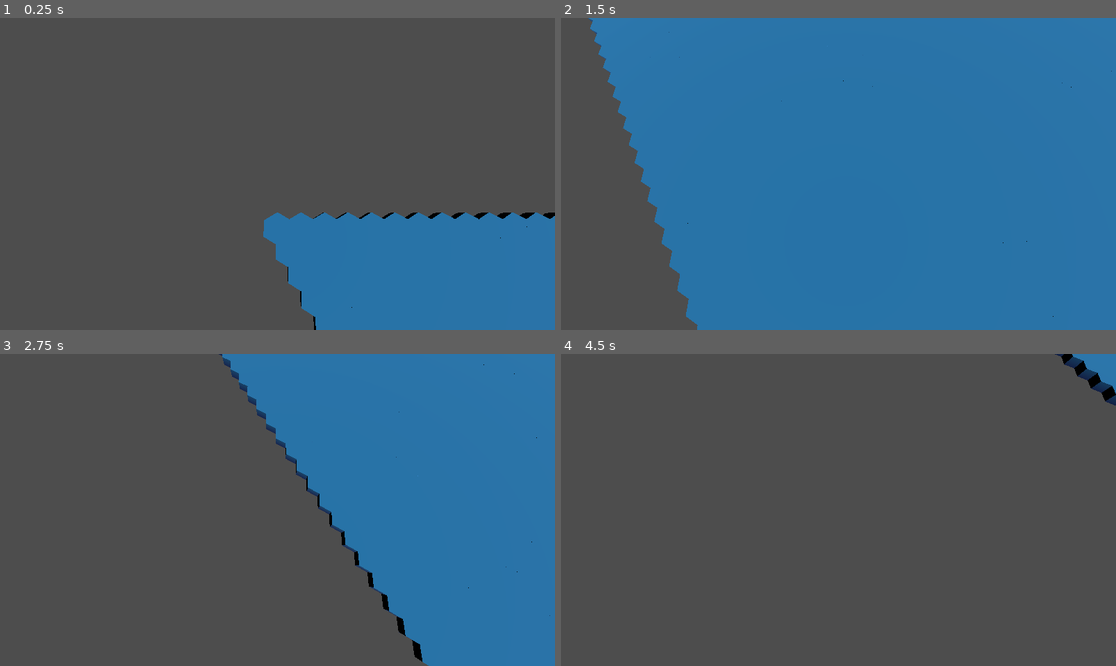
Above: before the commit, frames 1-4 (two rows, left to right).
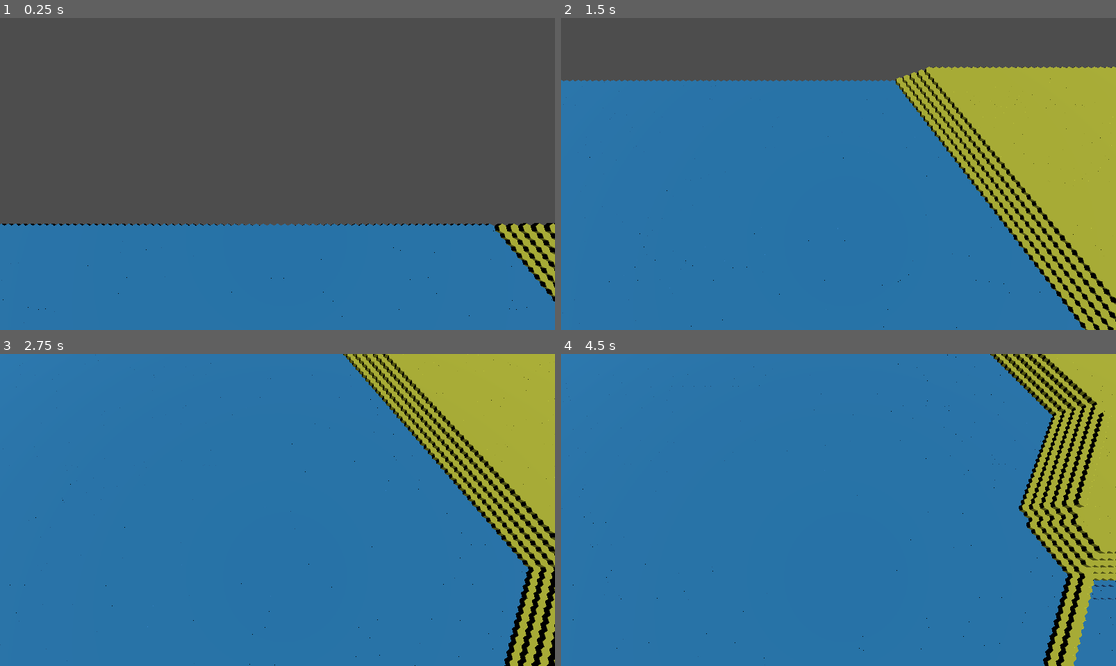
Above: after the commit, the same moments.

Repository: web-fu/prince
Game: Godot game, scene res://scenes/Main.tscn
The game is run twice, just before and just after one commit, with the same random seed, the same clock (stepped at 60 frames per second) and the same inputs.
Inputs:
- Up to frame 1 (0.25 s): no input
- Up to frame 2 (1.5 s): tap Enter at 0.5 s; hold Right (move_right) 0.53-1.28 s; hold Down (move_bottom) 0.53-1.28 s; hold A (move_left) from 1.28 s (still down); tap W (move_top) at 1.35 s
- Up to frame 3 (2.75 s): release A (move_left) at 2.03 s; hold Right (move_right) from 2.03 s (still down); hold Down (move_bottom) from 2.03 s (still down)
- Up to frame 4 (4.5 s): release Down (move_bottom) at 2.78 s; tap W (move_top) at 2.85, 4.35 s; release Right (move_right) at 3.53 s; hold Down (move_bottom) 3.53-4.28 s; hold A (move_left) from 3.53 s (still down)

The runs differ from the first frame. In frame 1, 21% of the frame differs, in the area x 0-100%, y 62-100%; in frame 2, 50%; in frame 3, 76%; in frame 4, 100%, in the area x 0-100%, y 0-100%.

Commit message:
GameCamera and world rendering

Diff:
--- a/scenes/Main.tscn
+++ b/scenes/Main.tscn
@@ -1,23 +1,25 @@
-[gd_scene load_steps=5 format=3 uid="uid://cqu2qw2hcarf5"]
+[gd_scene load_steps=6 format=3 uid="uid://cqu2qw2hcarf5"]
 
+[ext_resource type="Script" path="res://scenes/WorldView.gd" id="1_vgu80"]
 [ext_resource type="Script" path="res://scripts/ui/GameCamera.gd" id="2_2nin7"]
-[ext_resource type="Script" path="res://scenes/HexTerrain.gd" id="3_3r8dr"]
-[ext_resource type="PackedScene" uid="uid://y3j318roql7u" path="res://scenes/World.tscn" id="3_i1c71"]
+[ext_resource type="Script" path="res://scenes/Prince.gd" id="3_3r8dr"]
 [ext_resource type="PackedScene" uid="uid://1oufbrmw64if" path="res://scenes/HexInfoPanel.tscn" id="4_fa66e"]
+[ext_resource type="PackedScene" uid="uid://np2b31cxcdak" path="res://scenes/WorldView.tscn" id="4_qewan"]
 
 [node name="Main" type="Node3D"]
+script = ExtResource("1_vgu80")
 
 [node name="GameCamera" type="Camera3D" parent="."]
-transform = Transform3D(1, 0, 0, 0, 0.258819, 0.965926, 0, -0.965926, 0.258819, 0, 12, 0)
+transform = Transform3D(1, 0, 0, 0, 0.258819, 0.965926, 0, -0.965926, 0.258819, 0, 50, 0)
 script = ExtResource("2_2nin7")
 
 [node name="DirectionalLight3D" type="DirectionalLight3D" parent="."]
 transform = Transform3D(0.707107, -0.5, 0.5, 0, 0.707107, 0.707107, -0.707107, -0.5, 0.5, 0, 10, 0)
 
-[node name="HexTerrain" type="Node3D" parent="."]
+[node name="Prince" type="Node3D" parent="."]
 script = ExtResource("3_3r8dr")
 
-[node name="World" parent="." instance=ExtResource("3_i1c71")]
+[node name="WorldView" parent="Prince" instance=ExtResource("4_qewan")]
 
 [node name="Ui" type="CanvasLayer" parent="."]
 
--- /dev/null
+++ b/scenes/Prince.gd
@@ -0,0 +1,11 @@
+extends Node3D
+
+const LAND_TILE = preload("res://scenes/LandTile.tscn")
+const SEA_TILE = preload("res://scenes/SeaTile.tscn")
+
+@export var seed := hash("Godot")
+
+func _ready():
+	var generator = WorldGenerator.new()
+	var grid = generator.generate(seed)
+	$WorldView.draw_world(grid)
--- a/scenes/World.tscn
+++ /dev/null
@@ -1,3 +0,0 @@
-[gd_scene format=3 uid="uid://y3j318roql7u"]
-
-[node name="World" type="Node3D"]
--- a/scenes/HexTerrain.gd
+++ b/scenes/WorldView.gd
@@ -3,23 +3,20 @@
 const LAND_TILE = preload("res://scenes/LandTile.tscn")
 const SEA_TILE = preload("res://scenes/SeaTile.tscn")
 
-@export var seed := 54321
+func draw_world(grid):
+	var map_width = Common.TILE_SIZE * sqrt(3) * Common.grid_size.q
+	for wrap in range(-1, 2):
+		for hex in grid.hexes.values():
+			var position = _axial_to_world(hex)
+			position.x += wrap * map_width
+			var tile = _get_tile(hex)
+			tile.position = position
+			add_child(tile)
 
-func _ready():
-	var generator = WorldGenerator.new()
-	var grid = generator.generate(seed)
-	_generate_grid(grid)
-
-func _generate_grid(grid):
-	for hex in grid.hexes.values():
-		var tile = get_tile(hex)
-		tile.position = axial_to_world(hex)
-		add_child(tile)
-
-func get_tile(hex):
+func _get_tile(hex):
 	return LAND_TILE.instantiate() if hex.elevation >=0 else SEA_TILE.instantiate()
 
-func axial_to_world(hex) -> Vector3:
+func _axial_to_world(hex) -> Vector3:
 	var x = Common.TILE_SIZE * sqrt(3) * (hex.q + hex.r * 0.5)
 	var z = Common.TILE_SIZE * 1.5 * hex.r
 	var y = hex.elevation #int(round(hex.elevation / Common.SMOOTH))
--- /dev/null
+++ b/scenes/WorldView.tscn
@@ -0,0 +1,6 @@
+[gd_scene load_steps=2 format=3 uid="uid://np2b31cxcdak"]
+
+[ext_resource type="Script" path="res://scenes/WorldView.gd" id="1_3557i"]
+
+[node name="WorldView" type="Node3D"]
+script = ExtResource("1_3557i")
--- a/scripts/ui/GameCamera.gd
+++ b/scripts/ui/GameCamera.gd
@@ -6,22 +6,22 @@
 
 # Called every frame. 'delta' is the elapsed time since the previous frame.
 func _process(delta):
-	var vertical_camera_top = position.y * cos(deg_to_rad(rotation.x))
+	var vertical_camera_top = position.z * cos(deg_to_rad(rotation.x))
 
 	if Input.is_action_pressed("move_right"):
 		direction.x += 1
 	if Input.is_action_pressed("move_left"):
 		direction.x -= 1
-	if position.z > vertical_camera_top:
+	if position.z > 0:
 		if Input.is_action_pressed("move_top"):
 			direction.z -= 1
-	if position.z < Common.grid_size.q * 1.3:
+	if position.z < Common.grid_size.r * 3:
 		if Input.is_action_pressed("move_bottom"):
 			direction.z += 1
+	if position.x < - Common.grid_size.q * Common.TILE_SIZE * sqrt(3) / 4:
+		position.x += Common.grid_size.q * Common.TILE_SIZE * sqrt(3)
+		direction.x += Common.grid_size.q * Common.TILE_SIZE * sqrt(3)
+	if position.x > Common.grid_size.q * Common.TILE_SIZE * sqrt(3) * 5 / 4:
+		position.x -= Common.grid_size.q * Common.TILE_SIZE * sqrt(3)
+		direction.x -= Common.grid_size.q * Common.TILE_SIZE * sqrt(3)
 	position = lerp(position, direction, camera_speed)
-	#if position.x < - Common.grid_size.q / 4:
-		#position.x += Common.grid_size.q
-		#direction.x += Common.grid_size.q
-	#if position.x > Common.grid_size.q * 5 / 4:
-		#position.x -= Common.grid_size.q
-		#direction.x -= Common.grid_size.q
